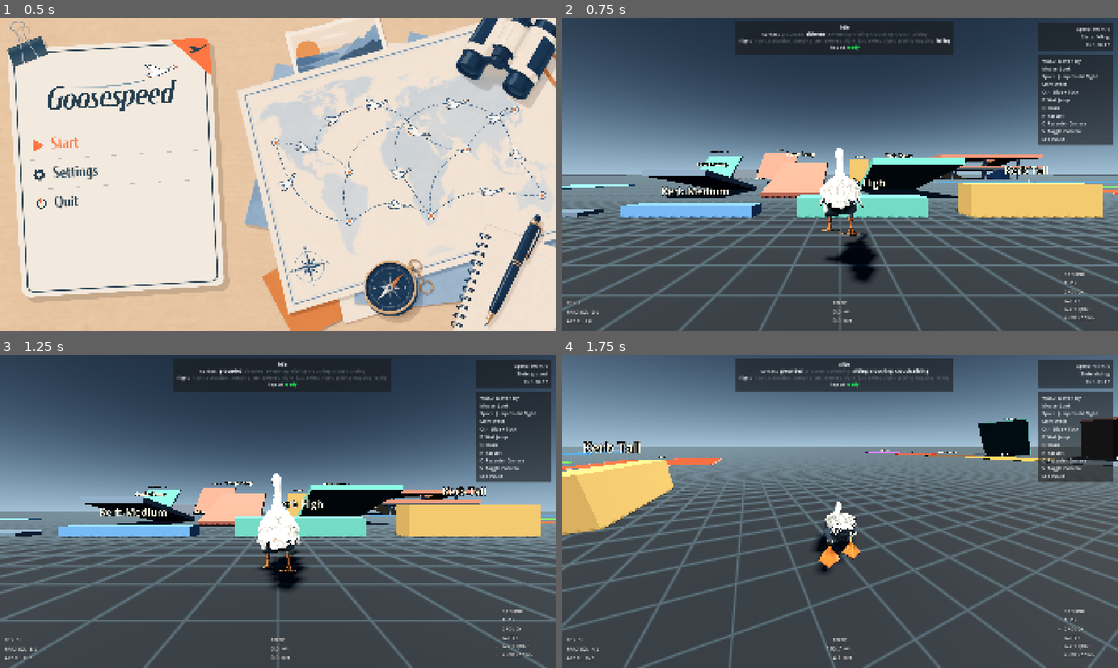
Above: before the commit, frames 1-4 (two rows, left to right).
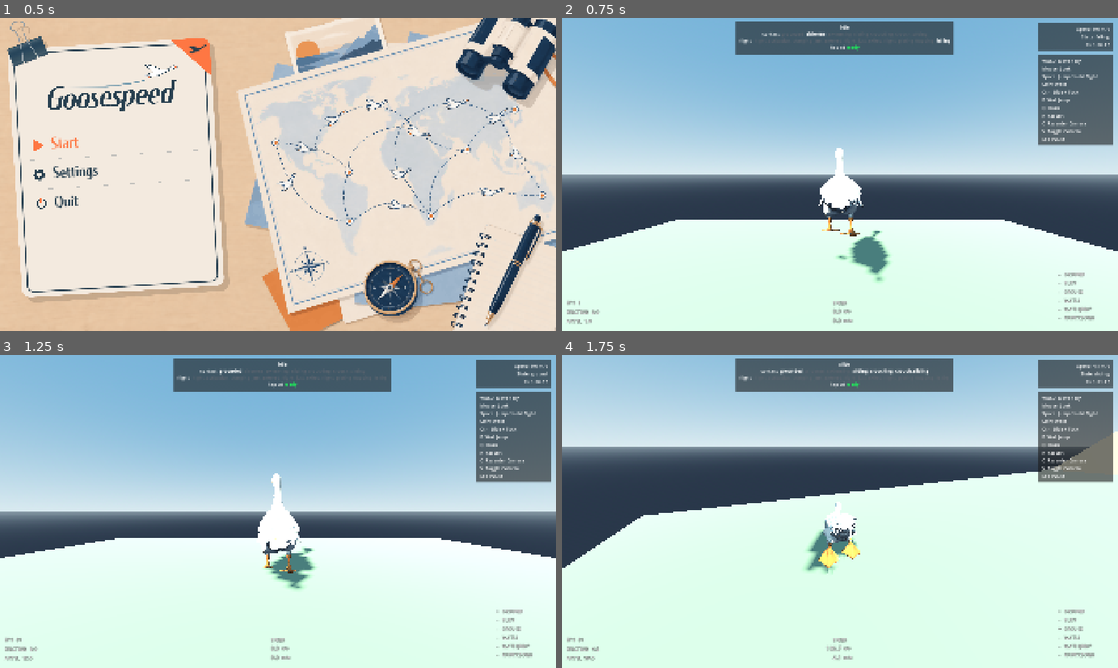
Above: after the commit, the same moments.

Repository: newNadik/Goosespeed
Game: Godot game, scene res://scenes/ui/main_menu.tscn
Same seed, same stepped clock (60 frames per second), same inputs: the game is played once before the commit and once after it.
Inputs (mouse positions are in pixels of both pictures, inside the frame that each line leads up to):
- Up to frame 1 (0.5 s): no input
- Up to frame 2 (0.75 s): click "Start" at 0.5 s
- Up to frame 3 (1.25 s): no input
- Up to frame 4 (1.75 s): tap Enter at 1.25 s; move the mouse to (867, 511) at 1.27 s; hold W (player_forward) from 1.28 s (still down); hold Ctrl (player_crouch) from 1.28 s (still down); click (867, 511) at 1.42 s; tap Space (player_flap) at 1.52 s

Frame 1 is identical in both runs. In frame 2, 98% of the frame differs, in the area x 0-100%, y 0-100%; in frame 3, 98%; in frame 4, 97%.

Commit message:
game scene structure

Diff:
--- /dev/null
+++ b/scenes/courses/first_course_slice.tscn
@@ -0,0 +1,148 @@
+[gd_scene load_steps=13 format=3 uid="uid://dr8mj0tls44y5"]
+
+[sub_resource type="ProceduralSkyMaterial" id="ProceduralSkyMaterial_course"]
+sky_top_color = Color(0.35, 0.55, 0.72, 1)
+sky_horizon_color = Color(0.72, 0.82, 0.86, 1)
+ground_bottom_color = Color(0.14, 0.18, 0.23, 1)
+ground_horizon_color = Color(0.42, 0.48, 0.52, 1)
+
+[sub_resource type="Sky" id="Sky_course"]
+sky_material = SubResource("ProceduralSkyMaterial_course")
+
+[sub_resource type="Environment" id="Environment_course"]
+background_mode = 2
+sky = SubResource("Sky_course")
+ambient_light_source = 3
+ambient_light_color = Color(0.52, 0.6, 0.68, 1)
+ambient_light_energy = 0.62
+reflected_light_source = 2
+tonemap_mode = 2
+tonemap_exposure = 1.05
+
+[sub_resource type="StandardMaterial3D" id="Material_ground"]
+albedo_color = Color(0.46, 0.52, 0.42, 1)
+roughness = 0.9
+
+[sub_resource type="StandardMaterial3D" id="Material_slide"]
+albedo_color = Color(0.74, 0.63, 0.42, 1)
+roughness = 0.82
+
+[sub_resource type="StandardMaterial3D" id="Material_ramp"]
+albedo_color = Color(0.5, 0.58, 0.66, 1)
+roughness = 0.84
+
+[sub_resource type="StandardMaterial3D" id="Material_marker"]
+albedo_color = Color(0.9, 0.34, 0.18, 1)
+roughness = 0.7
+
+[sub_resource type="StandardMaterial3D" id="Material_finish"]
+albedo_color = Color(0.95, 0.72, 0.22, 1)
+roughness = 0.72
+
+[sub_resource type="StandardMaterial3D" id="Material_water"]
+transparency = 1
+albedo_color = Color(0.16, 0.46, 0.78, 0.68)
+roughness = 0.28
+
+[sub_resource type="BoxShape3D" id="BoxShape_water"]
+size = Vector3(22, 5, 18)
+
+[sub_resource type="BoxShape3D" id="BoxShape_finish"]
+size = Vector3(10, 6, 2)
+
+[node name="FirstCourseSlice" type="Node3D"]
+
+[node name="WorldEnvironment" type="WorldEnvironment" parent="."]
+environment = SubResource("Environment_course")
+
+[node name="Sun" type="DirectionalLight3D" parent="."]
+transform = Transform3D(0.819152, 0.40558, -0.40558, 0, 0.707107, 0.707107, 0.573576, -0.579228, 0.579228, 0, 0, 0)
+light_color = Color(1, 0.94, 0.82, 1)
+light_energy = 1.2
+shadow_enabled = true
+directional_shadow_max_distance = 180.0
+
+[node name="SpawnPoint" type="Node3D" parent="."]
+transform = Transform3D(-1, 0, -8.74228e-08, 0, 1, 0, 8.74228e-08, 0, -1, 0, 1.2, -34)
+
+[node name="Geometry" type="Node3D" parent="."]
+
+[node name="StartStraight" type="CSGBox3D" parent="Geometry"]
+transform = Transform3D(1, 0, 0, 0, 1, 0, 0, 0, 1, 0, -0.12, -23)
+use_collision = true
+size = Vector3(14, 0.25, 30)
+material = SubResource("Material_ground")
+
+[node name="SlideSlope" type="CSGBox3D" parent="Geometry"]
+transform = Transform3D(1, 0, 0, 0, 0.965926, 0.258819, 0, -0.258819, 0.965926, 0, 1.4, -2)
+use_collision = true
+size = Vector3(14, 0.35, 24)
+material = SubResource("Material_slide")
+
+[node name="LaunchRamp" type="CSGBox3D" parent="Geometry"]
+transform = Transform3D(1, 0, 0, 0, 0.819152, -0.573576, 0, 0.573576, 0.819152, 0, 2.6, 17)
+use_collision = true
+size = Vector3(12, 0.4, 12)
+material = SubResource("Material_ramp")
+
+[node name="LandingPath" type="CSGBox3D" parent="Geometry"]
+transform = Transform3D(1, 0, 0, 0, 1, 0, 0, 0, 1, 0, -0.12, 44)
+use_collision = true
+size = Vector3(18, 0.25, 28)
+material = SubResource("Material_ground")
+
+[node name="WaterExitRamp" type="CSGBox3D" parent="Geometry"]
+transform = Transform3D(1, 0, 0, 0, 0.906308, -0.422618, 0, 0.422618, 0.906308, 0, 0.6, 65)
+use_collision = true
+size = Vector3(12, 0.35, 12)
+material = SubResource("Material_ramp")
+
+[node name="FinishRunout" type="CSGBox3D" parent="Geometry"]
+transform = Transform3D(1, 0, 0, 0, 1, 0, 0, 0, 1, 0, -0.12, 82)
+use_collision = true
+size = Vector3(14, 0.25, 24)
+material = SubResource("Material_ground")
+
+[node name="RouteMarkers" type="Node3D" parent="."]
+
+[node name="SlideMarker" type="CSGBox3D" parent="RouteMarkers"]
+transform = Transform3D(1, 0, 0, 0, 1, 0, 0, 0, 1, -6, 0.35, -5)
+size = Vector3(0.35, 0.7, 5)
+material = SubResource("Material_marker")
+
+[node name="FlightGateLeft" type="CSGBox3D" parent="RouteMarkers"]
+transform = Transform3D(1, 0, 0, 0, 1, 0, 0, 0, 1, -7, 3, 28)
+size = Vector3(0.4, 6, 0.4)
+material = SubResource("Material_marker")
+
+[node name="FlightGateRight" type="CSGBox3D" parent="RouteMarkers"]
+transform = Transform3D(1, 0, 0, 0, 1, 0, 0, 0, 1, 7, 3, 28)
+size = Vector3(0.4, 6, 0.4)
+material = SubResource("Material_marker")
+
+[node name="Volumes" type="Node3D" parent="."]
+
+[node name="Water" type="Area3D" parent="Volumes"]
+transform = Transform3D(1, 0, 0, 0, 1, 0, 0, 0, 1, 0, -1.2, 55)
+collision_layer = 2
+collision_mask = 0
+metadata/q3_volume_type = "water"
+
+[node name="CollisionShape3D" type="CollisionShape3D" parent="Volumes/Water"]
+shape = SubResource("BoxShape_water")
+
+[node name="Surface" type="CSGBox3D" parent="Volumes/Water"]
+transform = Transform3D(1, 0, 0, 0, 1, 0, 0, 0, 1, 0, 2.5, 0)
+size = Vector3(22, 0.08, 18)
+material = SubResource("Material_water")
+
+[node name="FinishTrigger" type="Area3D" parent="."]
+transform = Transform3D(1, 0, 0, 0, 1, 0, 0, 0, 1, 0, 2.5, 92)
+
+[node name="CollisionShape3D" type="CollisionShape3D" parent="FinishTrigger"]
+shape = SubResource("BoxShape_finish")
+
+[node name="FinishMarker" type="CSGBox3D" parent="."]
+transform = Transform3D(1, 0, 0, 0, 1, 0, 0, 0, 1, 0, 3, 92)
+size = Vector3(10, 6, 0.3)
+material = SubResource("Material_finish")
--- /dev/null
+++ b/scenes/game/game_scene.tscn
@@ -0,0 +1,20 @@
+[gd_scene load_steps=7 format=3 uid="uid://dbfll48sw4u4t"]
+
+[ext_resource type="Script" path="res://scripts/gameplay/game_scene.gd" id="1_game"]
+[ext_resource type="PackedScene" path="res://scenes/ui/goose_game_hud.tscn" id="2_hud"]
+[ext_resource type="PackedScene" path="res://scenes/player/goose_player_root.tscn" id="3_player"]
+[ext_resource type="PackedScene" path="res://scenes/courses/first_course_slice.tscn" id="4_course"]
+[ext_resource type="PackedScene" path="res://scenes/debug/goose_visual_debug_overlay.tscn" id="5_debug"]
+
+[node name="GooseGameScene" type="Node3D"]
+script = ExtResource("1_game")
+
+[node name="CourseRoot" type="Node3D" parent="."]
+
+[node name="FirstCourseSlice" parent="CourseRoot" instance=ExtResource("4_course")]
+
+[node name="GoosePlayerRoot" parent="." instance=ExtResource("3_player")]
+
+[node name="GooseGameHud" parent="." instance=ExtResource("2_hud")]
+
+[node name="GooseVisualDebugOverlay" parent="." instance=ExtResource("5_debug")]
--- /dev/null
+++ b/scripts/gameplay/game_scene.gd
@@ -0,0 +1,86 @@
+class_name GooseGameScene
+extends Node3D
+
+const PAUSE_MENU_SCENE := preload("res://scenes/ui/pause_menu.tscn")
+
+@onready var player: Node = $GoosePlayerRoot
+@onready var game_hud: Node = $GooseGameHud
+@onready var visual_debug: Node = $GooseVisualDebugOverlay
+@onready var course_root: Node3D = $CourseRoot
+
+var elapsed_time := 0.0
+var finished := false
+var finish_area: Area3D
+var spawn_point: Node3D
+
+
+func _ready() -> void:
+	_cache_course_contract()
+	_connect_finish_trigger()
+	_apply_spawn_transform()
+	game_hud.set_player(player)
+	visual_debug.set_player(player)
+	add_child(PAUSE_MENU_SCENE.instantiate())
+	_update_hud()
+
+
+func _process(delta: float) -> void:
+	if Input.is_action_just_pressed(&"player_restart"):
+		restart_run()
+	if not finished:
+		elapsed_time += delta
+	_update_hud()
+
+
+func restart_run() -> void:
+	elapsed_time = 0.0
+	finished = false
+	player.reset_to_spawn()
+	_update_hud()
+
+
+func get_elapsed_time() -> float:
+	return elapsed_time
+
+
+func is_run_finished() -> bool:
+	return finished
+
+
+func get_finish_area() -> Area3D:
+	return finish_area
+
+
+func _cache_course_contract() -> void:
+	spawn_point = course_root.find_child("SpawnPoint", true, false) as Node3D
+	finish_area = course_root.find_child("FinishTrigger", true, false) as Area3D
+	if spawn_point == null:
+		push_error("Course is missing SpawnPoint")
+	if finish_area == null:
+		push_error("Course is missing FinishTrigger")
+
+
+func _connect_finish_trigger() -> void:
+	if finish_area == null:
+		return
+	if not finish_area.body_entered.is_connected(_on_finish_body_entered):
+		finish_area.body_entered.connect(_on_finish_body_entered)
+
+
+func _apply_spawn_transform() -> void:
+	var active_controller := player.get_active_controller() as Node3D
+	var spawn_transform: Transform3D = active_controller.global_transform
+	if spawn_point != null:
+		spawn_transform = spawn_point.global_transform
+		active_controller.global_transform = spawn_transform
+	player.set_spawn_transform(spawn_transform)
+
+
+func _on_finish_body_entered(body: Node3D) -> void:
+	if body == player.get_active_controller():
+		finished = true
+		_update_hud()
+
+
+func _update_hud() -> void:
+	game_hud.set_run_state(elapsed_time, finished)
--- a/scripts/ui/main_menu.gd
+++ b/scripts/ui/main_menu.gd
@@ -1,7 +1,7 @@
 class_name MainMenu
 extends Control
 
-const LEVEL_SCENE := "res://scenes/test/goosespeed_movement_lab.tscn"
+const LEVEL_SCENE := "res://scenes/game/game_scene.tscn"
 
 @onready var start_button: Button = $MenuBackground/MarginContainer/VBoxContainer/StartButton
 @onready var settings_button: Button = $MenuBackground/MarginContainer/VBoxContainer/SettingsButton
--- /dev/null
+++ b/tests/test_game_scene.gd
@@ -0,0 +1,53 @@
+extends Node
+
+const GAME_SCENE := preload("res://scenes/game/game_scene.tscn")
+
+
+func _ready() -> void:
+	var game := GAME_SCENE.instantiate()
+	add_child(game)
+	await get_tree().process_frame
+	await get_tree().physics_frame
+
+	var player := game.get_node("GoosePlayerRoot")
+	var controller: Node3D = player.get_active_controller()
+	var spawn_point := game.get_node("CourseRoot/FirstCourseSlice/SpawnPoint") as Node3D
+	if _horizontal_distance(controller.global_position, spawn_point.global_position) > 0.05:
+		push_error(
+			"Game scene did not place player at course spawn: got %s, want %s" % [
+				controller.global_position,
+				spawn_point.global_position,
+			]
+		)
+		get_tree().quit(1)
+		return
+
+	game.elapsed_time = 4.2
+	game._on_finish_body_entered(controller)
+	if not game.is_run_finished():
+		push_error("Game scene finish trigger did not finish run")
+		get_tree().quit(1)
+		return
+
+	controller.global_position += Vector3(3, 0, 0)
+	game.restart_run()
+	await get_tree().process_frame
+	if game.is_run_finished():
+		push_error("Game scene restart did not clear finished state")
+		get_tree().quit(1)
+		return
+	if not is_equal_approx(game.get_elapsed_time(), 0.0):
+		push_error("Game scene restart did not reset timer")
+		get_tree().quit(1)
+		return
+	if _horizontal_distance(controller.global_position, spawn_point.global_position) > 0.05:
+		push_error("Game scene restart did not reset player to spawn")
+		get_tree().quit(1)
+		return
+
+	print("Game scene OK")
+	get_tree().quit(0)
+
+
+func _horizontal_distance(a: Vector3, b: Vector3) -> float:
+	return Vector2(a.x, a.z).distance_to(Vector2(b.x, b.z))
--- /dev/null
+++ b/tests/test_game_scene.tscn
@@ -0,0 +1,6 @@
+[gd_scene format=3 uid="uid://ckl3jqbp7p8hm"]
+
+[ext_resource type="Script" path="res://tests/test_game_scene.gd" id="1_test"]
+
+[node name="TestGameScene" type="Node"]
+script = ExtResource("1_test")
--- /dev/null
+++ b/tests/test_main_menu.gd
@@ -0,0 +1,12 @@
+extends SceneTree
+
+const MainMenuScript := preload("res://scripts/ui/main_menu.gd")
+
+
+func _initialize() -> void:
+	if MainMenuScript.LEVEL_SCENE != "res://scenes/game/game_scene.tscn":
+		push_error("Main menu does not start the reusable game scene")
+		quit(1)
+		return
+	print("Main menu OK")
+	quit(0)
Not shown, added: scripts/gameplay/game_scene.gd.uid
Not shown, added: tests/test_game_scene.gd.uid
Not shown, added: tests/test_main_menu.gd.uid
